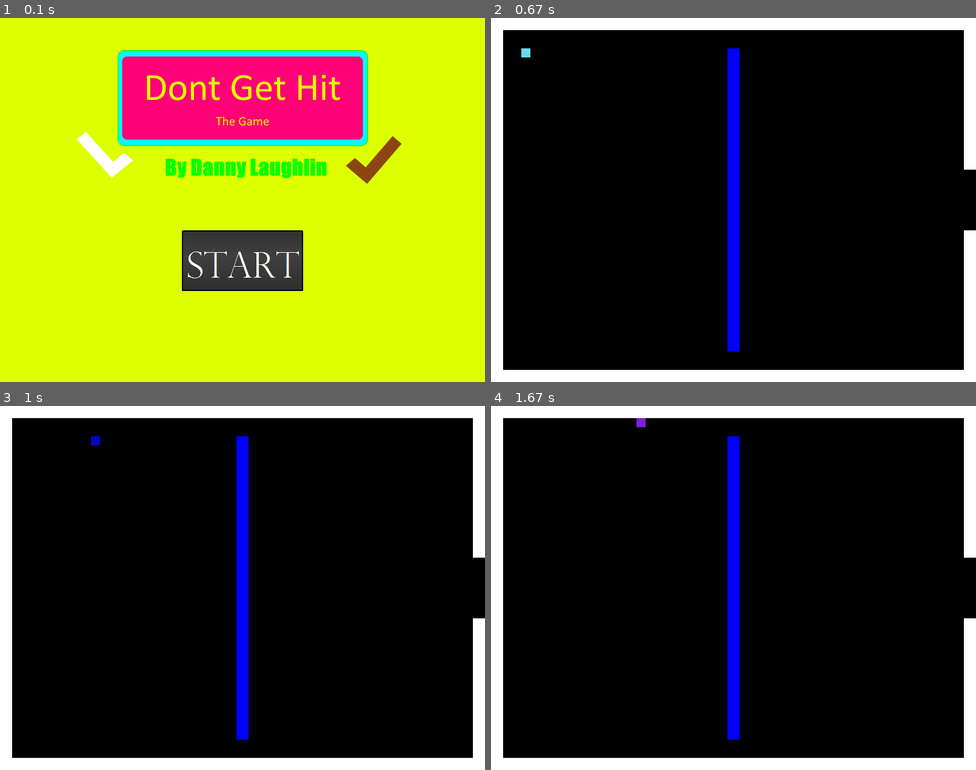
Above: before the commit, frames 1-4 (two rows, left to right).
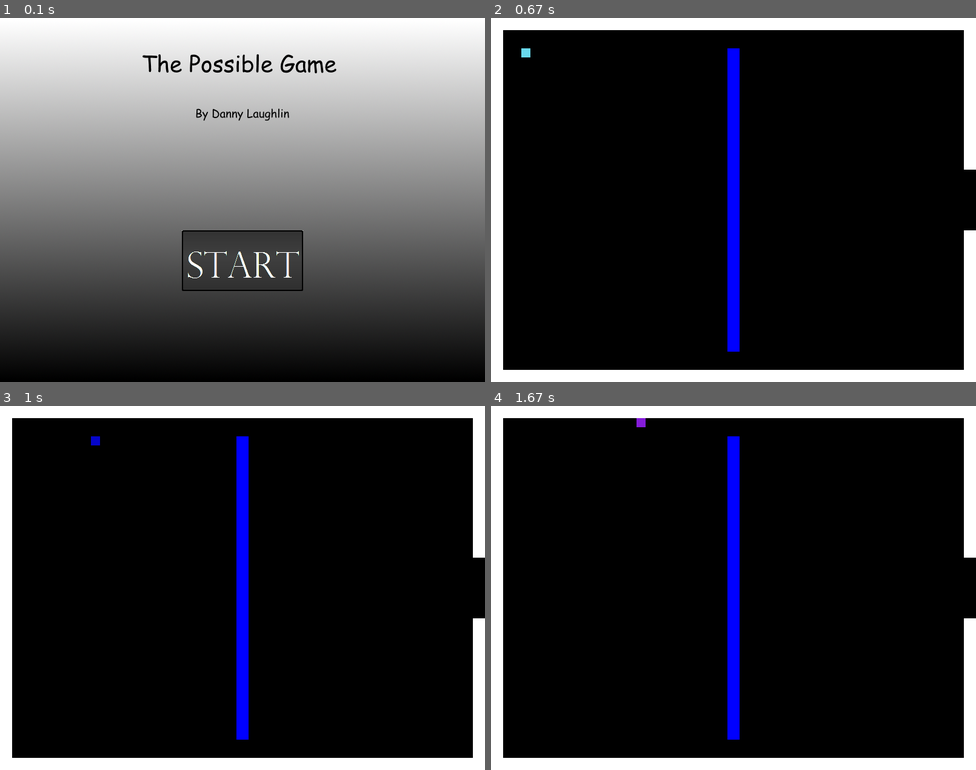
Above: after the commit, the same moments.

Repository: dannylaughlin/SeniorProject
Game: pygame game, started from DodgeTheBalls.py
The game is run twice, just before and just after one commit, with the same random seed, the same clock (stepped at 60 frames per second) and the same inputs. The source is Python 2; it was converted automatically to run under Python 3.
Inputs (mouse positions are in pixels of both pictures, inside the frame that each line leads up to):
- Up to frame 1 (0.1 s): no input
- Up to frame 2 (0.67 s): click (733, 261) at 0.38 s
- Up to frame 3 (1 s): hold Right from 0.67 s (still down)
- Up to frame 4 (1.67 s): release Right at 1.13 s; hold Up 1.17-1.47 s; hold Right from 1.5 s (still down)

The runs differ from the first frame. In frame 1, 96% of the frame differs, in the area x 0-100%, y 0-100%; in frame 2, nothing differs; in frame 3, nothing differs; in frame 4, nothing differs.

Commit message:
Hopefully final commit

Diff:
--- a/Ball.py
+++ b/Ball.py
@@ -9,7 +9,7 @@
 
 		super(Ball, self).__init__()
 
-		self.image = pygame.image.load("Ball.png")
+		self.image = pygame.image.load("Misc/Ball.png")
 
 		self.rect = self.image.get_rect()
 		self.rect.y = y
--- a/DodgeTheBalls.py
+++ b/DodgeTheBalls.py
@@ -22,6 +22,8 @@
 
 
 
+
+
 def main():
 
 	pygame.init()
@@ -59,16 +61,22 @@
 
 	win = False
 	play = False
-	die = False
 
 
 	bgColor = r,g,b = 100, 255, 80
 	bgImage = pygame.image.load("Screens/New Screen.png").convert()
 	bgRect = bgImage.get_rect()
 
+	bgQuitImage = pygame.image.load("Screens/Quit Screen.png").convert()
+	bgQuitRect = bgImage.get_rect()
+
 	startButton = Button([400, 400],
 					 "Buttons/Start Base.png",
 					 "Buttons/Start Clicked.png")
+
+	quitButton = Button([400, 300],
+					 "Buttons/Quit Base.png",
+					 "Buttons/Quit Clicked.png")
 
 
 	pygame.mixer.init()
@@ -122,12 +130,18 @@
 				if event.key == pygame.K_DOWN:
 					player.changespeed(0, -5)
 
+
 		# --- Game Logic ---
 
 		player.move(current_room.wall_list, current_room.ball_list)
 		for ball in current_room.ball_list:
 			ball.move(current_room.wall_list)
 
+		for winblock in current_room.winblock_list:
+			col = pygame.sprite.collide_rect(player, winblock)
+			if col == True:
+				win = True
+
 		player.image.fill((randint(0,255),randint(0,255),randint(0,255)))
 
 		if player.rect.x < -13:
@@ -169,7 +183,6 @@
 				current_room_no = 4
 				current_room = rooms[current_room_no]
 				player.rect.x = 0
-				die = True
 			else:
 				current_room_no = 1
 				current_room = rooms[current_room_no]
@@ -185,6 +198,8 @@
 		# --- Music ---
 
 
+		#music.play()
+
 
 		# --- Drawing ---
 		screen.fill(BLACK)
@@ -192,13 +207,31 @@
 		movingsprites.draw(screen)
 		current_room.wall_list.draw(screen)
 		current_room.ball_list.draw(screen)
+		current_room.winblock_list.draw(screen)
 		pygame.display.flip()
 
 		clock.tick(60)
 
-		#music.play()
-
-
+	while win:
+		for event in pygame.event.get():
+			if event.type == pygame.QUIT: sys.exit()
+			if event.type == pygame.KEYDOWN:
+				if event.key == pygame.K_RETURN:
+					sys.exit()
+			if event.type == pygame.MOUSEBUTTONDOWN:
+				quitButton.click(event.pos)
+			if event.type == pygame.MOUSEBUTTONUP:
+				if quitButton.release(event.pos):
+					sys.exit()
+
+
+
+		bgColor = r,g,b
+		screen.fill(bgColor)
+		screen.blit(bgQuitImage, bgQuitRect)
+		screen.blit(quitButton.image, quitButton.rect)
+		pygame.display.flip()
+		clock.tick(60)
 
 
 if __name__ == "__main__":
--- a/Player.py
+++ b/Player.py
@@ -29,6 +29,7 @@
 		self.rect = self.image.get_rect()
 		self.rect.y = y
 		self.rect.x = x
+		self.invincible = False
 
 	def changespeed(self, x, y):
 
@@ -59,4 +60,5 @@
 
 		ball_hit_list = pygame.sprite.spritecollide(self, balls, False)
 		for ball in ball_hit_list:
-			self.living = False
+			if not self.invincible:
+				self.living = False
--- a/Rooms.py
+++ b/Rooms.py
@@ -3,6 +3,7 @@
 from Wall import *
 from Player import *
 from Coin import *
+from Winblock import *
 
 BLACK = (0, 0, 0)
 WHITE = (255, 255, 255)
@@ -17,12 +18,12 @@
 class Room(object):
 	wall_list = None
 	ball_list = None
-	coin_list = None
+	winblock_list = None
 
 	def __init__(self):
 		self.wall_list = pygame.sprite.Group()
 		self.ball_list = pygame.sprite.Group()
-		self.coin_list = pygame.sprite.Group()
+		self.winblock_list = pygame.sprite.Group()
 
 
 class Room1(Room):
@@ -189,8 +190,81 @@
 				 [0, 350, 20, 250, WHITE],
 				 [780, 0, 20, 600, WHITE],
 				 [20, 0, 760, 20, WHITE],
-				 [20, 580, 760, 20, WHITE]
-				]
+				 [20, 580, 760, 20, WHITE],
+				 [100, 130, 620 , 20, RED],
+				 [100, 450, 620 , 20, RED]
+				]
+
+		winblocks = [(720, 270, 60, 60)
+					]
+
+ 		for x in range(100, 800, 100):
+			for y in range(150, 451, 200):
+				wall = Wall(x, y, 20, 100, RED)
+				self.wall_list.add(wall)
+
+		#Middle
+
+		for x in range(120, 700, 100):
+			ball = Ball(x, 240, [0, 4])
+			self.ball_list.add(ball)
+
+		for x in range(140, 700, 100):
+			ball = Ball(x, 280, [0, 4])
+			self.ball_list.add(ball)
+
+		for x in range(160, 700, 100):
+			ball = Ball(x, 320, [0, 4])
+			self.ball_list.add(ball)
+
+		for x in range(180, 800, 100):
+			ball = Ball(x, 360, [0, 4])
+			self.ball_list.add(ball)
+
+		#Top
+
+		for y in range(20, 115, 45):
+			ball = Ball(400, y, [3, 0])
+			self.ball_list.add(ball)
+
+		for x in range(100, 700, 100):
+			ball = Ball(x, 20, [0,-3])
+			self.ball_list.add(ball)
+
+		for x in range(120, 700, 100):
+			ball = Ball(x, 60, [0,-3])
+			self.ball_list.add(ball)
+
+		for x in range(140, 700, 100):
+			ball = Ball(x, 100, [0,-3])
+			self.ball_list.add(ball)
+
+		for x in range(160, 700, 100):
+			ball = Ball(x, 110, [0,3])
+			self.ball_list.add(ball)
+
+		#Bottom
+
+		for y in range(470, 580, 45):
+			ball = Ball(400, y, [3, 0])
+			self.ball_list.add(ball)
+
+		for x in range(100, 700, 100):
+			ball = Ball(x, 470, [0,-3])
+			self.ball_list.add(ball)
+
+		for x in range(120, 700, 100):
+			ball = Ball(x, 510, [0,-3])
+			self.ball_list.add(ball)
+
+		for x in range(140, 700, 100):
+			ball = Ball(x, 550, [0,-3])
+			self.ball_list.add(ball)
+
+		for x in range(160, 700, 100):
+			ball = Ball(x, 560, [0,3])
+			self.ball_list.add(ball)
+
 
 		for item in walls:
 			wall = Wall(item[0], item[1], item[2], item[3], item[4])
@@ -199,3 +273,7 @@
 		for item in balls:
 			ball = Ball(item[0], item[1], item[2])
 			self.ball_list.add(ball)
+
+		for item in winblocks:
+			winblock = Winblock(item[0], item[1], item[2], item[3])
+			self.winblock_list.add(winblock)
--- /dev/null
+++ b/Winblock.py
@@ -0,0 +1,14 @@
+import pygame, sys, random
+
+class Winblock(pygame.sprite.Sprite):
+
+	def __init__(self, x, y, width, height):
+
+		super(Winblock, self).__init__()
+
+		self.image = pygame.Surface([width, height])
+		self.image.fill((0, 255, 0))
+
+		self.rect = self.image.get_rect()
+		self.rect.y = y
+		self.rect.x = x
--- /dev/null
+++ b/pygame2exe.py
@@ -0,0 +1,174 @@
+# This will create a dist directory containing the executable file, all the data
+# directories. All Libraries will be bundled in executable file.
+#
+# Run the build process by entering 'pygame2exe.py' or
+# 'python pygame2exe.py' in a console prompt.
+#
+# To build exe, python, pygame, and py2exe have to be installed. After
+# building exe none of this libraries are needed.
+#Please Note have a backup file in a different directory as if it crashes you
+#will loose it all!(I lost 6 months of work because I did not do this)
+
+
+try:
+    from distutils.core import setup
+    import py2exe, pygame
+    from modulefinder import Module
+    import glob, fnmatch
+    import sys, os, shutil
+    import operator
+except ImportError, message:
+    raise SystemExit,  "Unable to load module. %s" % message
+
+#hack which fixes the pygame mixer and pygame font
+origIsSystemDLL = py2exe.build_exe.isSystemDLL # save the orginal before we edit it
+def isSystemDLL(pathname):
+    # checks if the freetype and ogg dll files are being included
+    if os.path.basename(pathname).lower() in ("libfreetype-6.dll", "libogg-0.dll","sdl_ttf.dll"): # "sdl_ttf.dll" added by arit.
+            return 0
+    return origIsSystemDLL(pathname) # return the orginal function
+py2exe.build_exe.isSystemDLL = isSystemDLL # override the default function with this one
+
+class pygame2exe(py2exe.build_exe.py2exe): #This hack make sure that pygame default font is copied: no need to modify code for specifying default font
+    def copy_extensions(self, extensions):
+        #Get pygame default font
+        pygamedir = os.path.split(pygame.base.__file__)[0]
+        pygame_default_font = os.path.join(pygamedir, pygame.font.get_default_font())
+
+        #Add font to list of extension to be copied
+        extensions.append(Module("pygame.font", pygame_default_font))
+        py2exe.build_exe.py2exe.copy_extensions(self, extensions)
+
+class BuildExe:
+    def __init__(self):
+        #Name of starting .py
+        self.script = "DodgeTheBalls.py"
+
+        #Name of program
+        self.project_name = "Dodge The Balls"
+
+        #Project url
+        self.project_url = "about:none"
+
+        #Version of program
+        self.project_version = "1.0"
+
+        #License of the program
+        self.license = "MyApps License"
+
+        #Auhor of program
+        self.author_name = "Me"
+        self.author_email = "example@example.com"
+        self.copyright = "Copyright (c) 2009 Me."
+
+        #Description
+        self.project_description = "MyApps Description"
+
+        #Icon file (None will use pygame default icon)
+        self.icon_file = None
+
+        #Extra files/dirs copied to game
+        self.extra_datas = ["./Misc",
+						    "./Buttons",
+						    "./Music",
+						    "./Screens"]
+
+        #Extra/excludes python modules
+        self.extra_modules = []
+        self.exclude_modules = []
+
+        #DLL Excludes
+        self.exclude_dll = ['']
+        #python scripts (strings) to be included, seperated by a comma
+        self.extra_scripts = []
+
+        #Zip file name (None will bundle files in exe instead of zip file)
+        self.zipfile_name = None
+
+        #Dist directory
+        self.dist_dir ='dist'
+
+    ## Code from DistUtils tutorial at http://wiki.python.org/moin/Distutils/Tutorial
+    ## Originally borrowed from wxPython's setup and config files
+    def opj(self, *args):
+        path = os.path.join(*args)
+        return os.path.normpath(path)
+
+    def find_data_files(self, srcdir, *wildcards, **kw):
+        # get a list of all files under the srcdir matching wildcards,
+        # returned in a format to be used for install_data
+        def walk_helper(arg, dirname, files):
+            if '.svn' in dirname:
+                return
+            names = []
+            lst, wildcards = arg
+            for wc in wildcards:
+                wc_name = self.opj(dirname, wc)
+                for f in files:
+                    filename = self.opj(dirname, f)
+
+                    if fnmatch.fnmatch(filename, wc_name) and not os.path.isdir(filename):
+                        names.append(filename)
+            if names:
+                lst.append( (dirname, names ) )
+
+        file_list = []
+        recursive = kw.get('recursive', True)
+        if recursive:
+            os.path.walk(srcdir, walk_helper, (file_list, wildcards))
+        else:
+            walk_helper((file_list, wildcards),
+                        srcdir,
+                        [os.path.basename(f) for f in glob.glob(self.opj(srcdir, '*'))])
+        return file_list
+
+    def run(self):
+        if os.path.isdir(self.dist_dir): #Erase previous destination dir
+            shutil.rmtree(self.dist_dir)
+
+        #Use the default pygame icon, if none given
+        if self.icon_file == None:
+            path = os.path.split(pygame.__file__)[0]
+            self.icon_file = os.path.join(path, 'pygame.ico')
+
+        #List all data files to add
+        extra_datas = []
+        for data in self.extra_datas:
+            if os.path.isdir(data):
+                extra_datas.extend(self.find_data_files(data, '*'))
+            else:
+                extra_datas.append(('.', [data]))
+
+        setup(
+            cmdclass = {'py2exe': pygame2exe},
+            version = self.project_version,
+            description = self.project_description,
+            name = self.project_name,
+            url = self.project_url,
+            author = self.author_name,
+            author_email = self.author_email,
+            license = self.license,
+
+            # targets to build
+            windows = [{
+                'script': self.script,
+                'icon_resources': [(0, self.icon_file)],
+                'copyright': self.copyright
+            }],
+            options = {'py2exe': {'optimize': 2, 'bundle_files': 1, 'compressed': True, \
+                                  'excludes': self.exclude_modules, 'packages': self.extra_modules, \
+                                  'dll_excludes': self.exclude_dll,
+                                  'includes': self.extra_scripts} },
+            zipfile = self.zipfile_name,
+            data_files = extra_datas,
+            dist_dir = self.dist_dir
+            )
+
+        if os.path.isdir('build'): #Clean up build dir
+            shutil.rmtree('build')
+
+if __name__ == '__main__':
+    if operator.lt(len(sys.argv), 2):
+        sys.argv.append('py2exe')
+    BuildExe().run() #Run generation
+    raw_input("Press any key to continue") #Pause to let user see that things ends
Binary file removed: Ball.png
Binary file changed: Buttons/Blank Base.png
Binary file added: Buttons/Quit Base.png
Binary file added: Buttons/Quit Clicked.png
Binary file added: Misc/Ball.png
Renamed: Coin.png -> Misc/Coin.png
Binary file changed: Screens/New Screen.png
Binary file added: Screens/Quit Screen.png
Not shown, changed: Ball.pyc
Not shown, removed: Lavender Remix (Normal Speed).mp3
Not shown, changed: Lavender Remix (Normal Speed).wav
Not shown, added: Music/Lavender Remix (Normal Speed).mp3
(and 20 more such lines)
